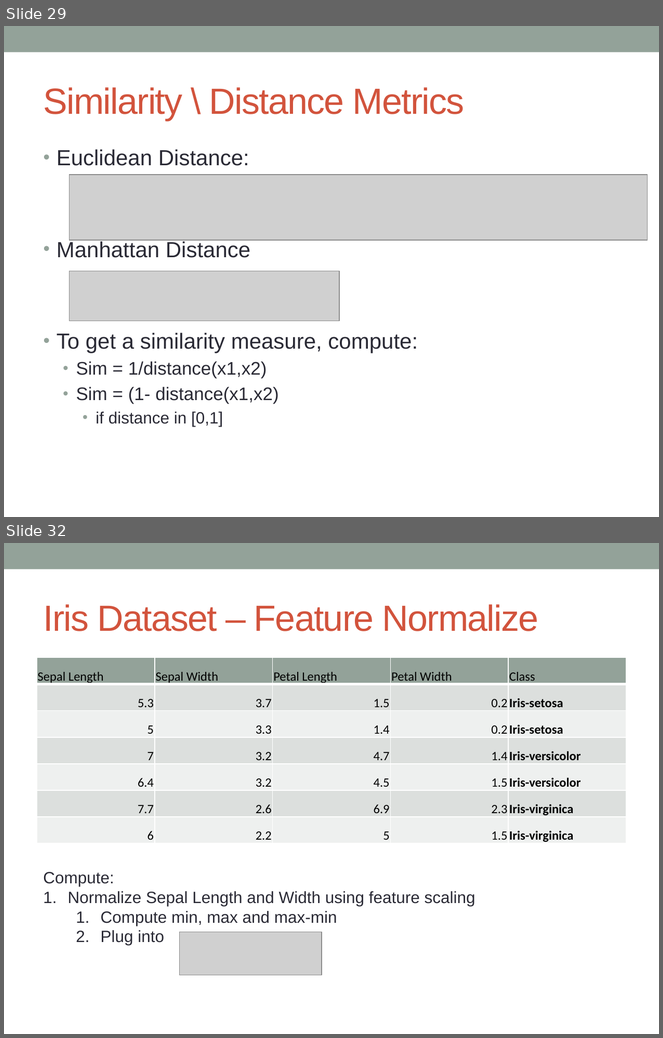
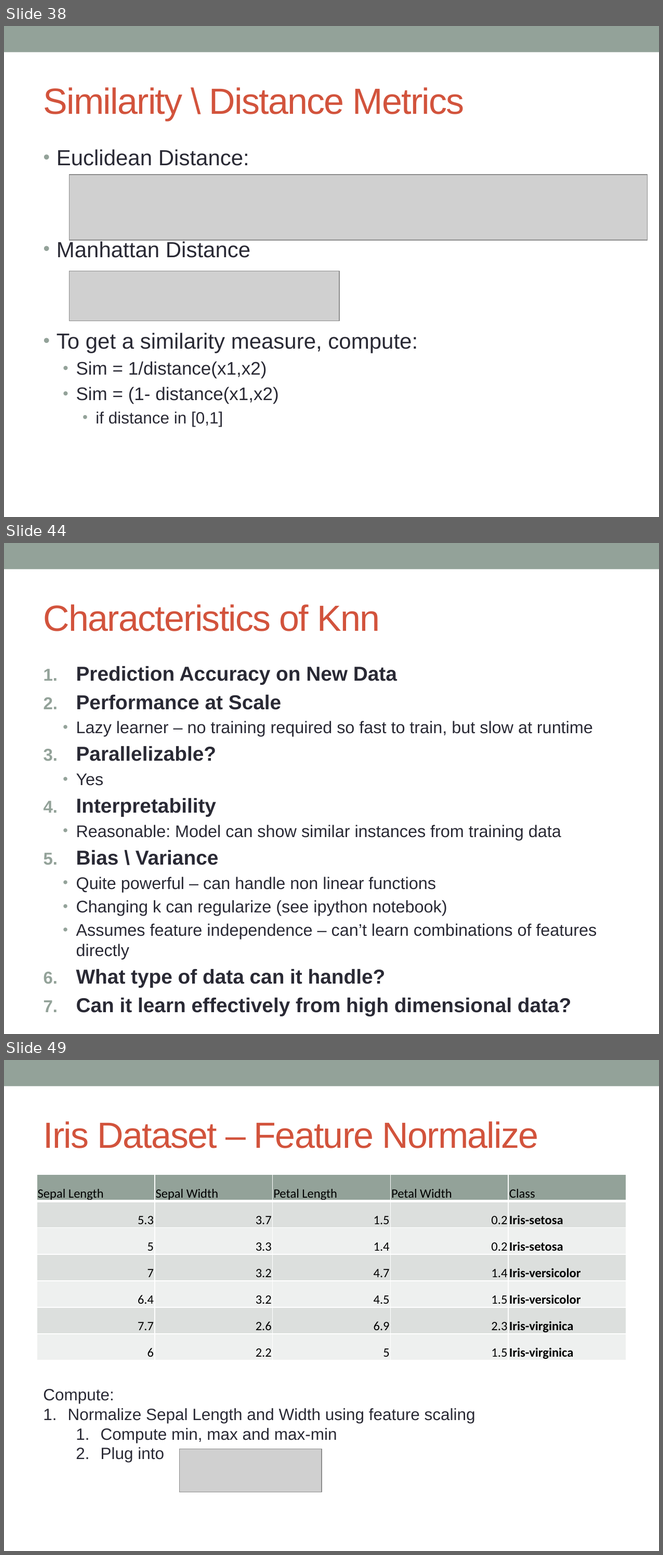
Before and after one commit to simonhughes22/IPD-Data-Science-Course, a slide deck: Machine Learning/Machine Learning Slides.pptx. Shown one above the other, each under a label of ours: slides 29 and 32 before the commit, slides 38, 44 and 49 after it; the slides between them are not shown. The pictures are 663x1038 and 663x1555 pixels, drawn with LibreOffice and Linux fonts; fonts in the diff are those of the drawing; grey boxes stand for pictures. Boxes give left, top, right and bottom in pixels: in the first picture for what was removed or moved away, otherwise in the second. Text is boxed around its words. In the diff, an @@ line names an element or a change of style, - is before the commit and + after.

```diff
--- a/Machine Learning/Machine Learning Slides.pptx
+++ b/Machine Learning/Machine Learning Slides.pptx
@@ slide 44 added at <box>4,543,659,1034</box>, background #FFFFFF; not listed: 1 template element that a slide beside it also shows @@
@@ title added at <box>44,604,380,631</box>, 40 pt, text #D2533C @@
+Characteristics of Knn
@@ text added at <box>76,666,597,1016</box>, 18.5 pt, text #292934 @@
+1. Prediction Accuracy on New Data
+2. Performance at Scale
+  • Lazy learner – no training required so fast to train, but slow at runtime
+3. Parallelizable?
+  • Yes
+4. Interpretability
+  • Reasonable: Model can show similar instances from training data
+5. Bias \ Variance
+  • Quite powerful – can handle non linear functions
+  • Changing k can regularize (see ipython notebook)
+  • Assumes feature independence – can’t learn combinations of features directly
+6. What type of data can it handle?
+7. Can it learn effectively from high dimensional data?
@@ what was slide 29 is now slide 38 @@
@@ what was slide 32 is now slide 49 @@
```
Also in this commit, not shown: 6 slides changed, 45 other slides added, 3 other files.
